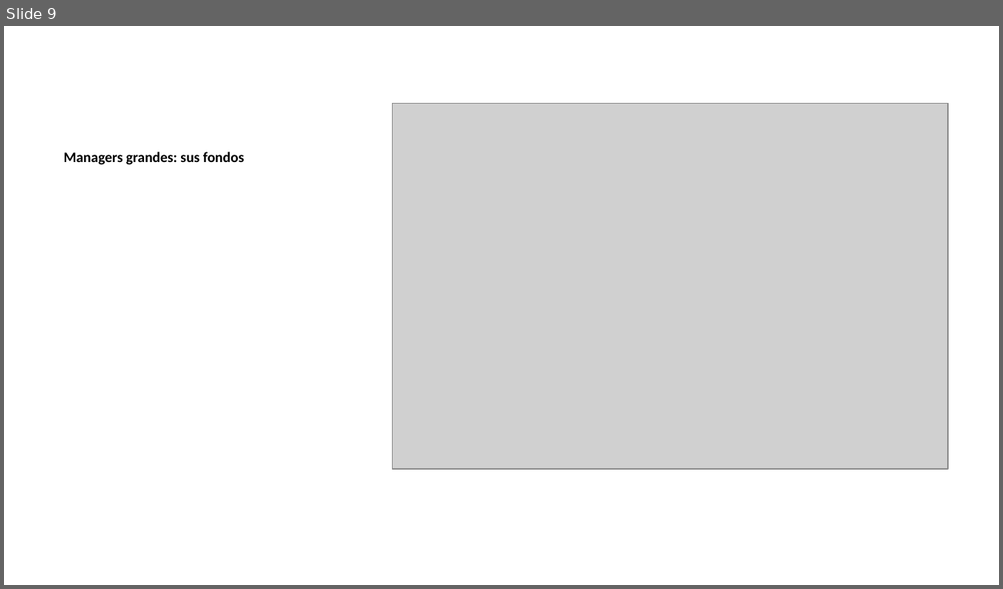
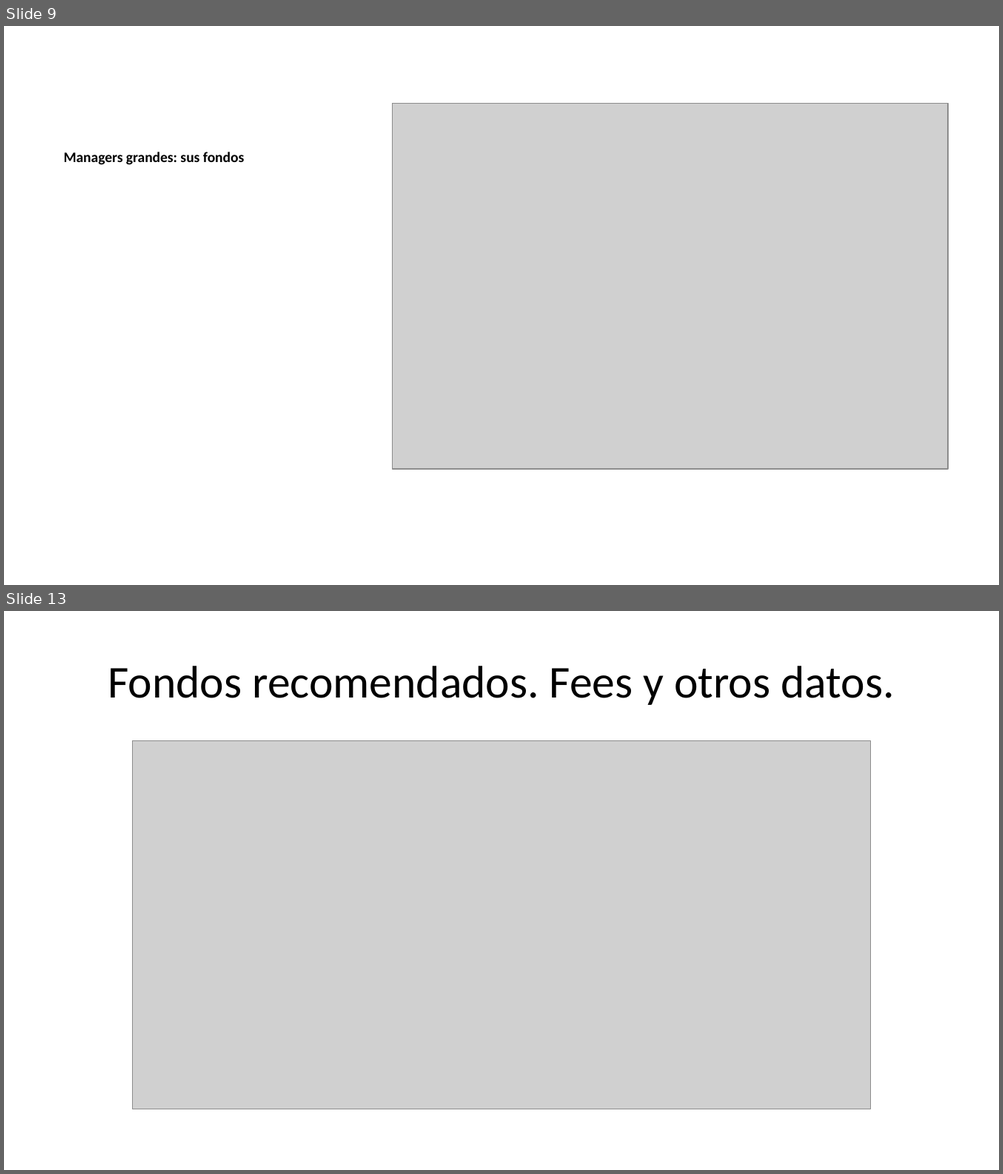
Before and after one commit to cordura21/Trading-bloque, a slide deck: presentations/powerpoint output.pptx. Shown one above the other, each under a label of ours: slide 9 before the commit, slides 9 and 13 after it; the slides between them are not shown. The pictures are 1003x589 and 1003x1174 pixels, drawn with LibreOffice and Linux fonts; fonts in the diff are those of the drawing; grey boxes stand for pictures. Boxes give left, top, right and bottom in pixels: in the first picture for what was removed or moved away, otherwise in the second. Text is boxed around its words. In the diff, an @@ line names an element or a change of style, - is before the commit and + after.

Commit message:
Fixed some fund fees

```diff
--- a/presentations/powerpoint output.pptx
+++ b/presentations/powerpoint output.pptx
@@ slide 13 added at (4,611,999,1170), background #FFFFFF @@
@@ title added at (108,666,893,705), 33 pt, text #000000 @@
+Fondos recomendados. Fees y otros datos.
@@ picture added at (132,741,871,1111) @@
```
Also in this commit, not shown: 7 other slides added, 1 slide removed, 3 other files.
